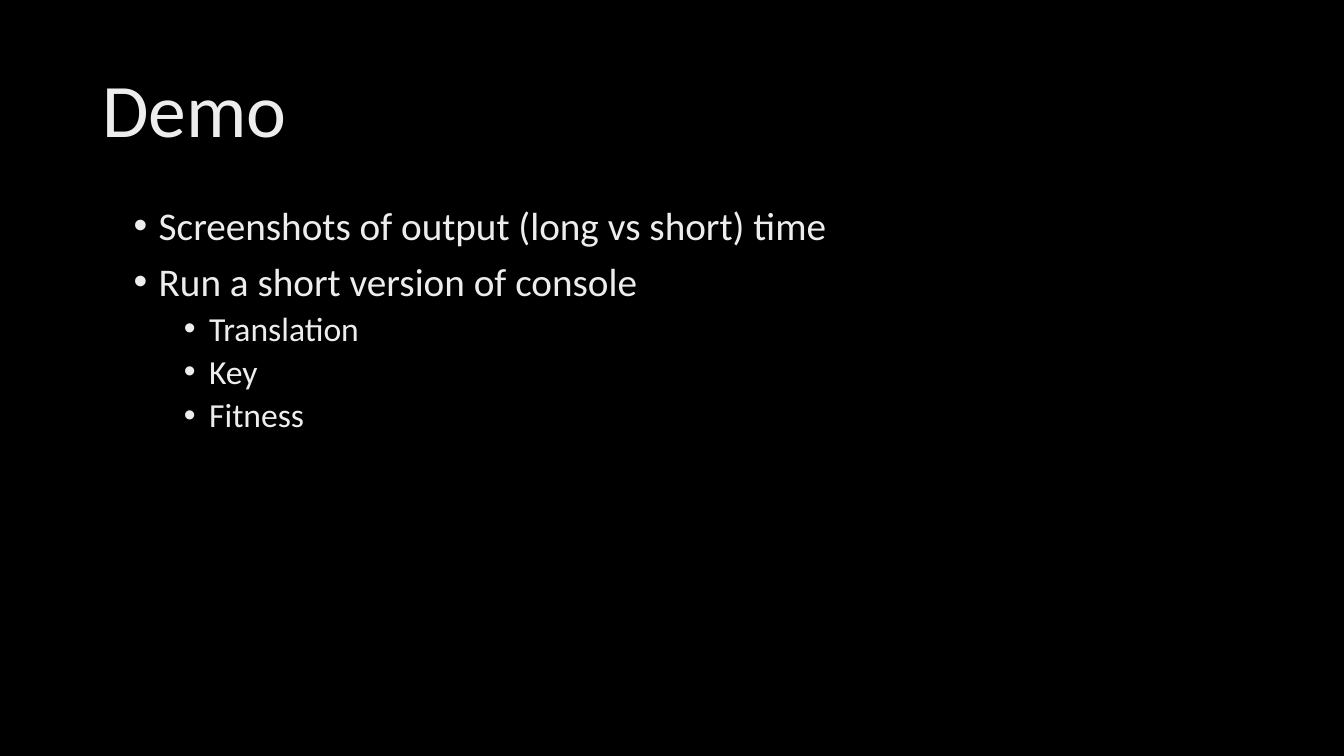
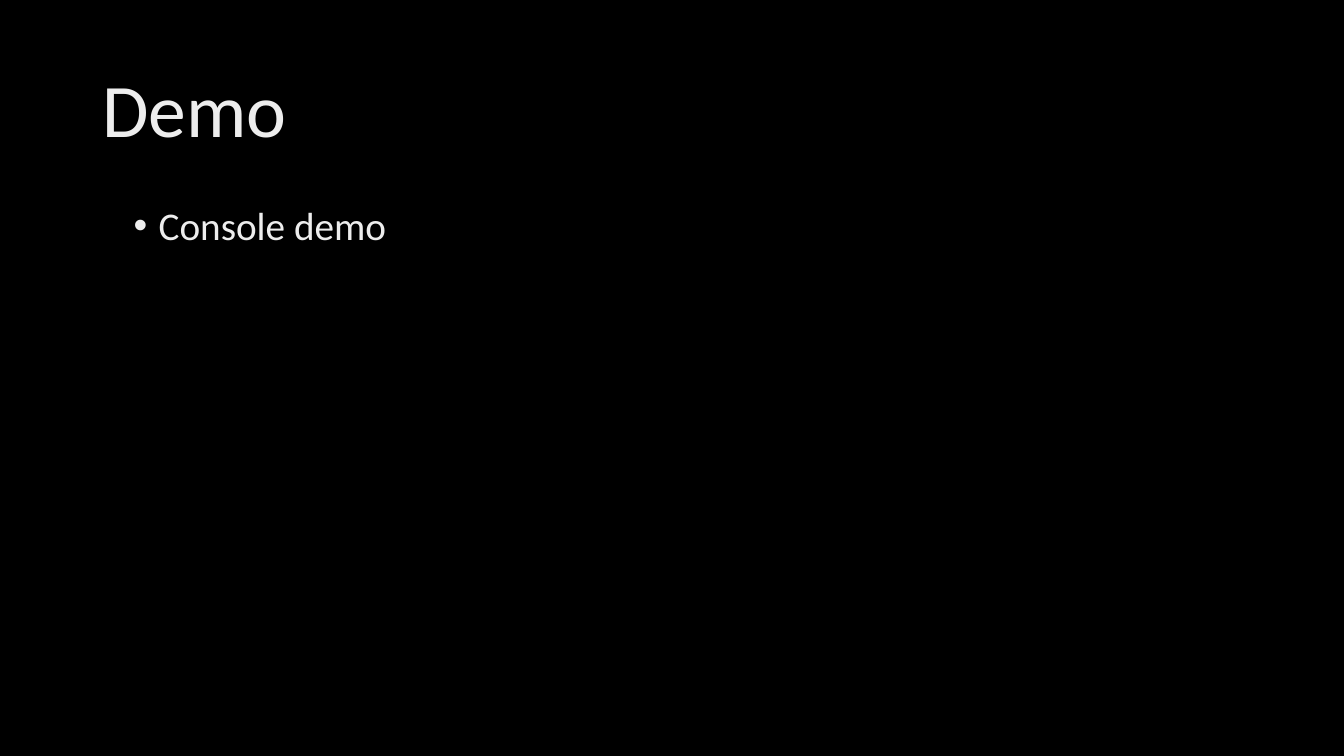
Before and after one commit to Steven-Reeves/Cryptography, a slide deck: slide 8 of Final_Presentation.pptx. Drawn at 1344x756 pixels with LibreOffice and Linux fonts; fonts in the diff are those of the drawing; background and template pictures are left out. Boxes give left, top, right and bottom in pixels: in the first picture for what was removed or moved away, otherwise in the second. Text is boxed around its words. In the diff, an @@ line names an element or a change of style, - is before the commit and + after.

Commit message:
Last changes to PPT

```diff
--- a/Final_Presentation.pptx
+++ b/Final_Presentation.pptx
@@ text at <box>159,212,386,241</box>: text changed @@
-• Screenshots of output (long vs short) time
-• Run a short version of console
-  • Translation
-  • Key
-  • Fitness
+• Console demo
```
Also in this commit, not shown: 1 other slide changed.
